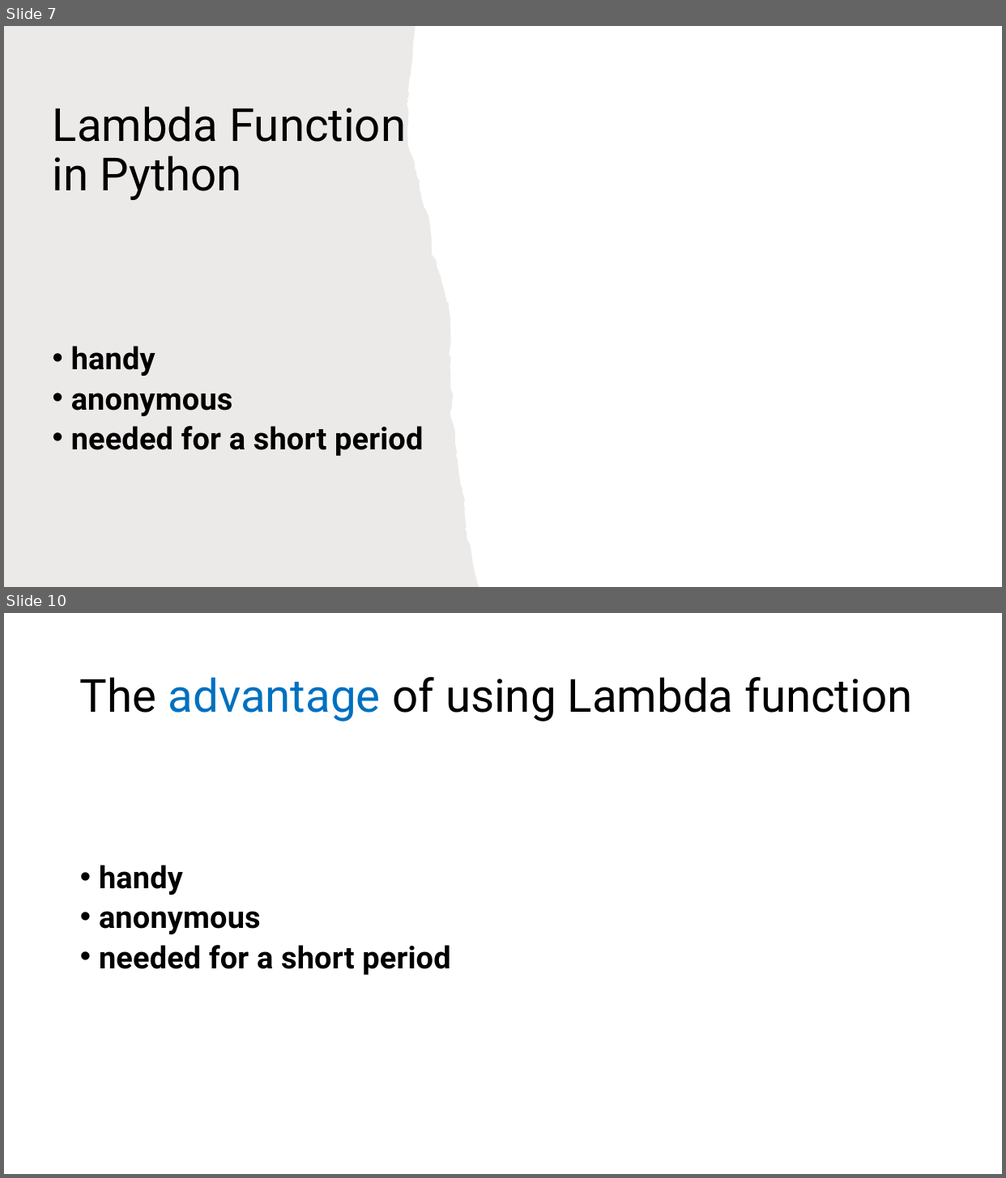
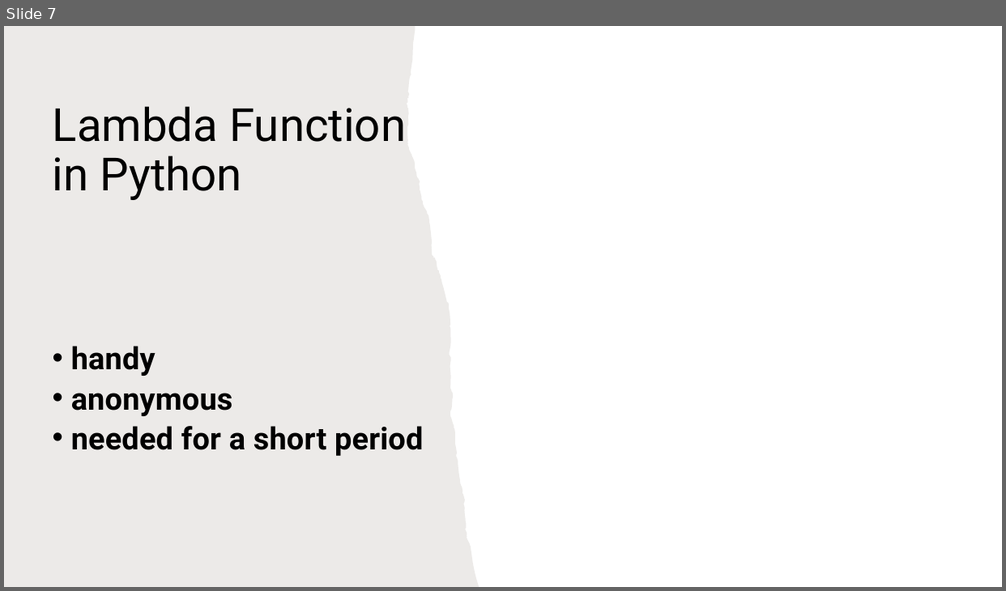
Before and after one commit to page10/Presentation, a slide deck: Presentation Lambda Function 4.pptx. Shown one above the other, each under a label of ours: slides 7 and 10 before the commit, slide 7 after it; the slides between them are not shown. The pictures are 1006x1178 and 1006x591 pixels, drawn with LibreOffice and Linux fonts; fonts in the diff are those of the drawing. Boxes give left, top, right and bottom in pixels: in the first picture for what was removed or moved away, otherwise in the second. Text is boxed around its words. In the diff, an @@ line names an element or a change of style, - is before the commit and + after.

```diff
--- a/Presentation Lambda Function 4.pptx
+++ b/Presentation Lambda Function 4.pptx
@@ slide 10 removed at [4, 613, 1002, 1174], background #FFFFFF @@
@@ title removed at [80, 677, 912, 722] @@
-The advantage of using Lambda function
@@ text removed at [99, 865, 450, 975] @@
-• handy
-• anonymous
-• needed for a short period
```
Also in this commit, not shown: 3 slides changed, 1 slide added, 3 other slides removed, 1 other file.
